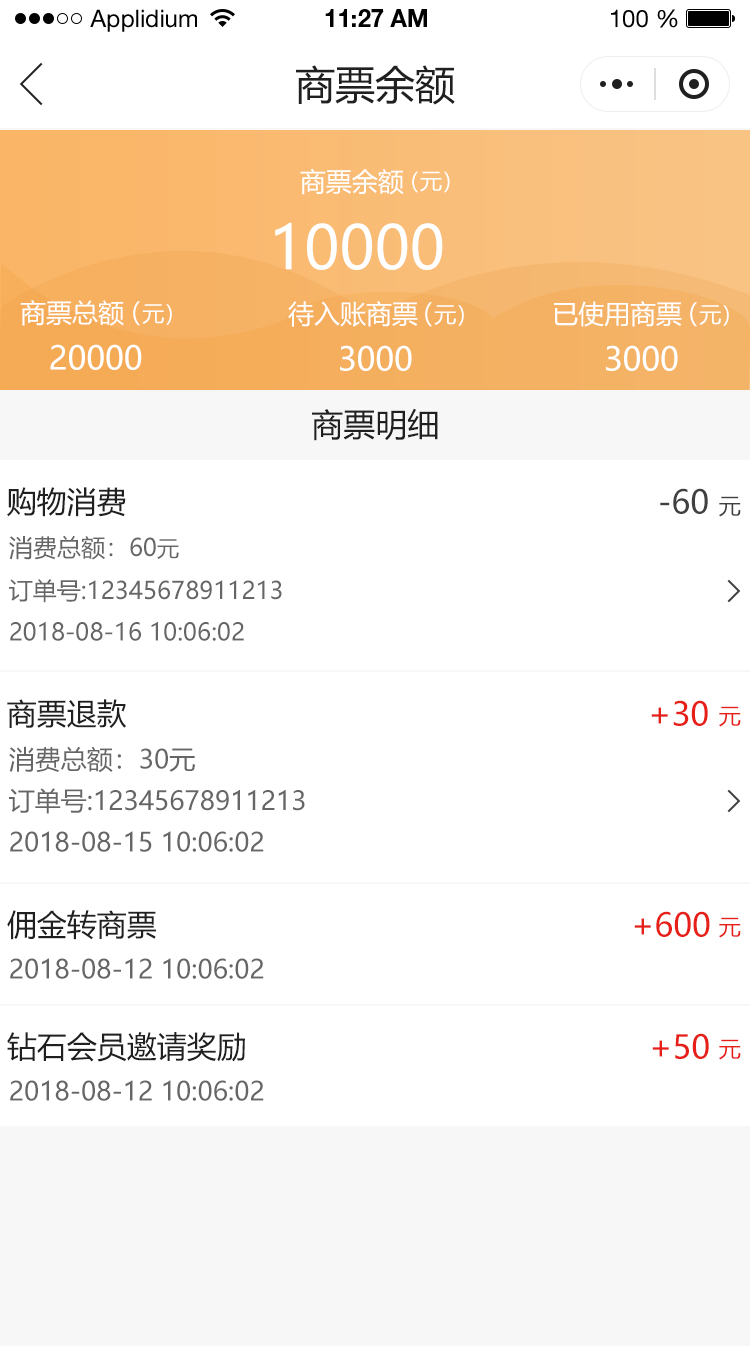
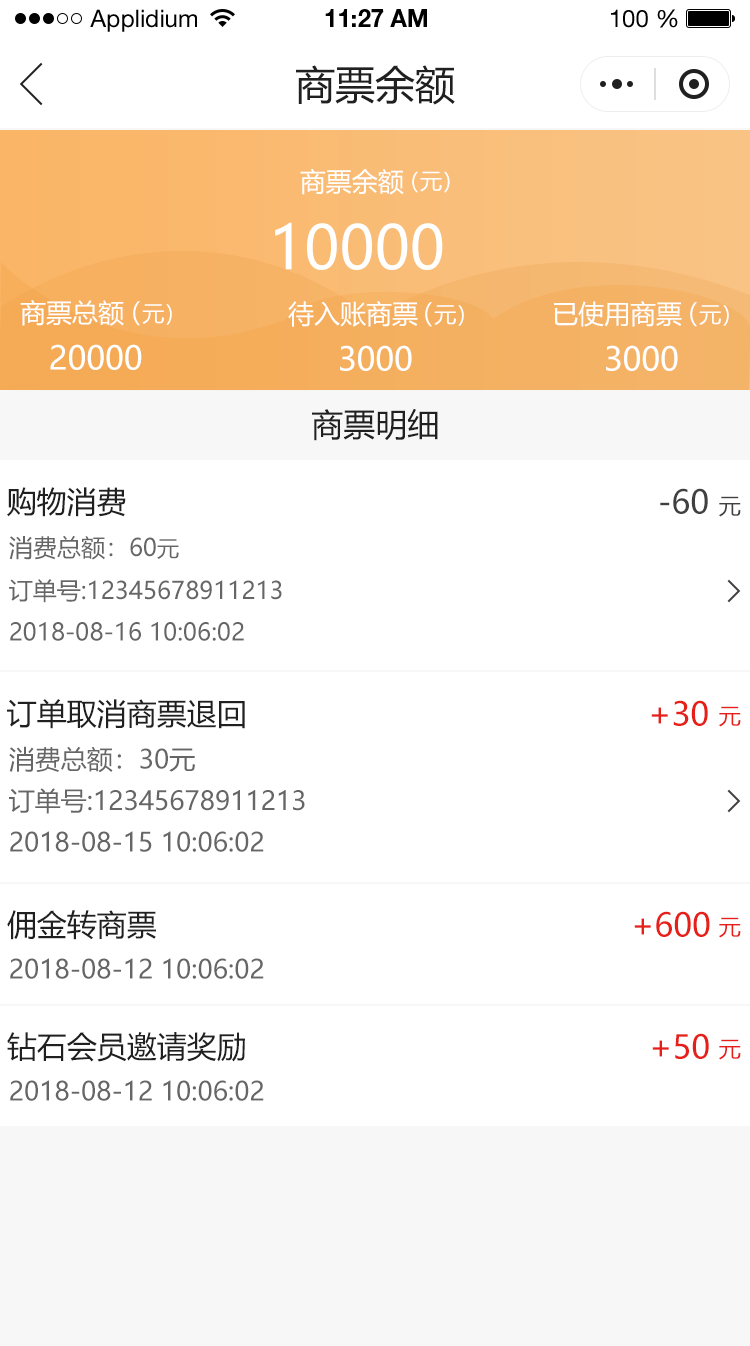
The second 750 × 1346 image is a revision of the first. Changes to its layers:
renamed "商票退款" to "订单取消商票退回", painted on it over [7,699,245,729]
